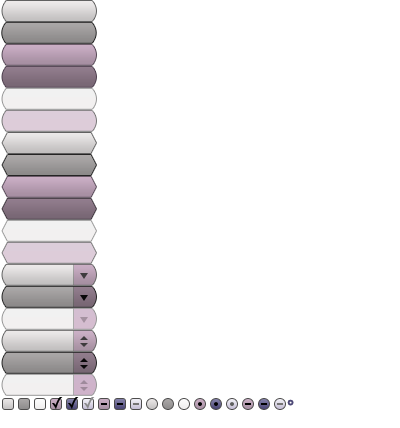
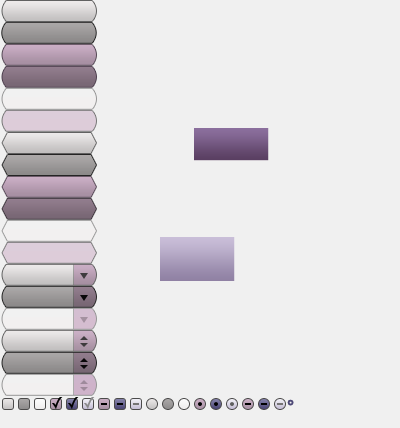
Revision of a layered (400, 428) image; what changed, layer by layer:
added layer "Source List 1" (1st of 2) above "Source List 1" over [194, 128, 269, 161]
added layer "Source List 1" (2nd of 2) above "Color Fill 2" over [160, 237, 235, 281]
added layer "Color Fill 3" above "Background" over [0, 0, 400, 428]
